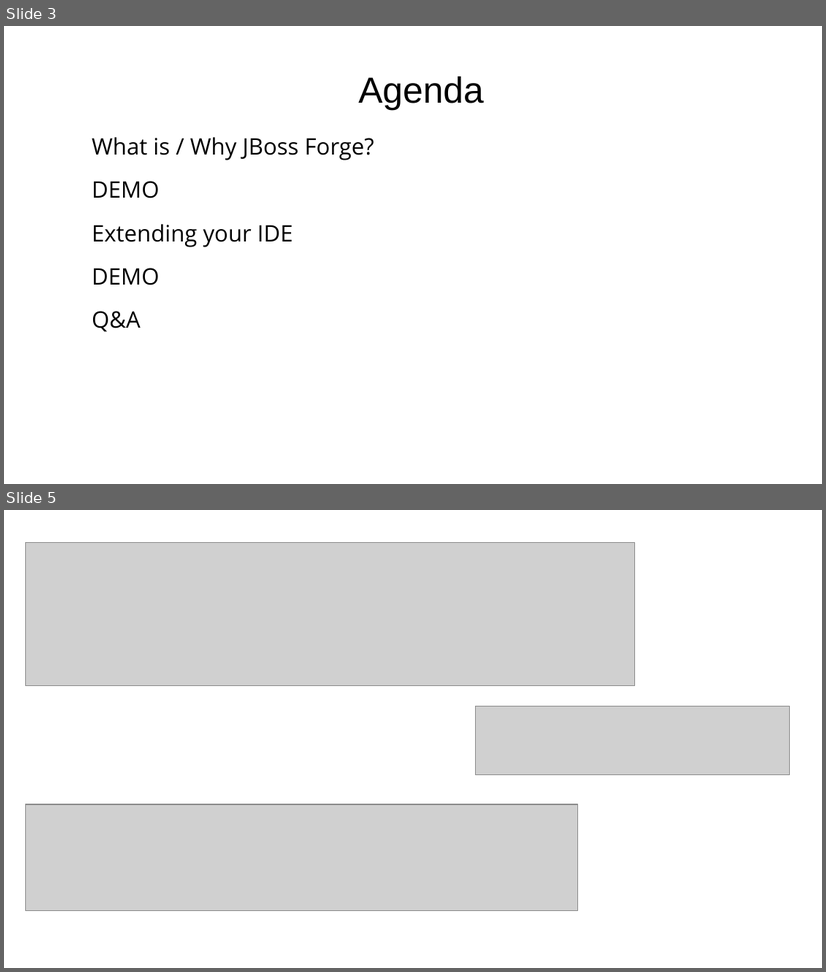
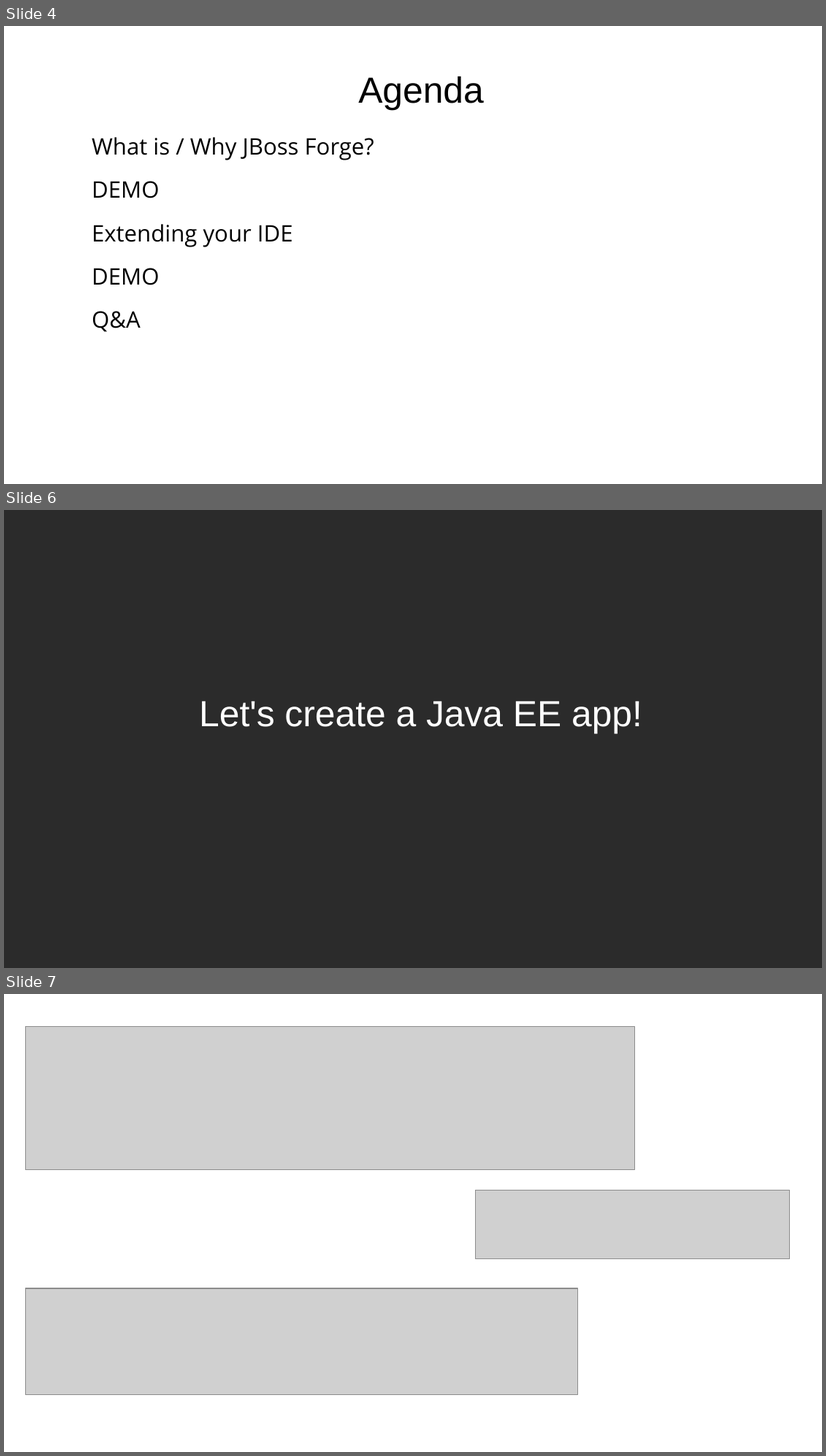
Before and after one commit to gastaldi/talks, a slide deck: Forge/DevNation2015/Forge_DevNation2015.odp. Shown one above the other, each under a label of ours: slides 3 and 5 before the commit, slides 4, 6 and 7 after it; the slides between them are not shown. The pictures are 826x972 and 826x1456 pixels, drawn with LibreOffice and Linux fonts; fonts in the diff are those of the drawing; grey boxes stand for pictures; background and template pictures are left out; a plain dark background stands for a picture behind light text. Boxes give left, top, right and bottom in pixels: in the first picture for what was removed or moved away, otherwise in the second. Text is boxed around its words. In the diff, an @@ line names an element or a change of style, - is before the commit and + after.

```diff
--- a/Forge/DevNation2015/Forge_DevNation2015.odp
+++ b/Forge/DevNation2015/Forge_DevNation2015.odp
@@ slide 6 added at box(4, 510, 822, 968), background picture (left out) @@
@@ subtitle added at box(199, 701, 642, 733), 32 pt, text #FFFFFF @@
+Let's create a Java EE app!
@@ what was slide 3 is now slide 4 @@
@@ what was slide 5 is now slide 7 @@
```
Also in this commit, not shown: 1 slide changed, 2 other slides added, 1 slide removed.
